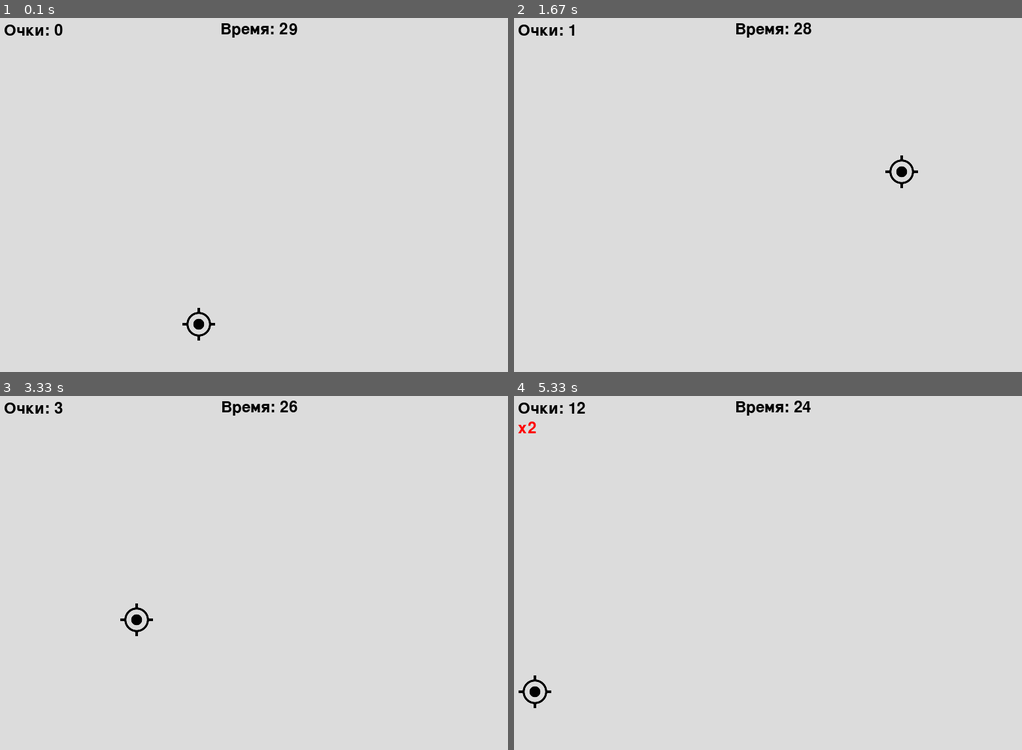
Above: before the commit, frames 1-4 (two rows, left to right).
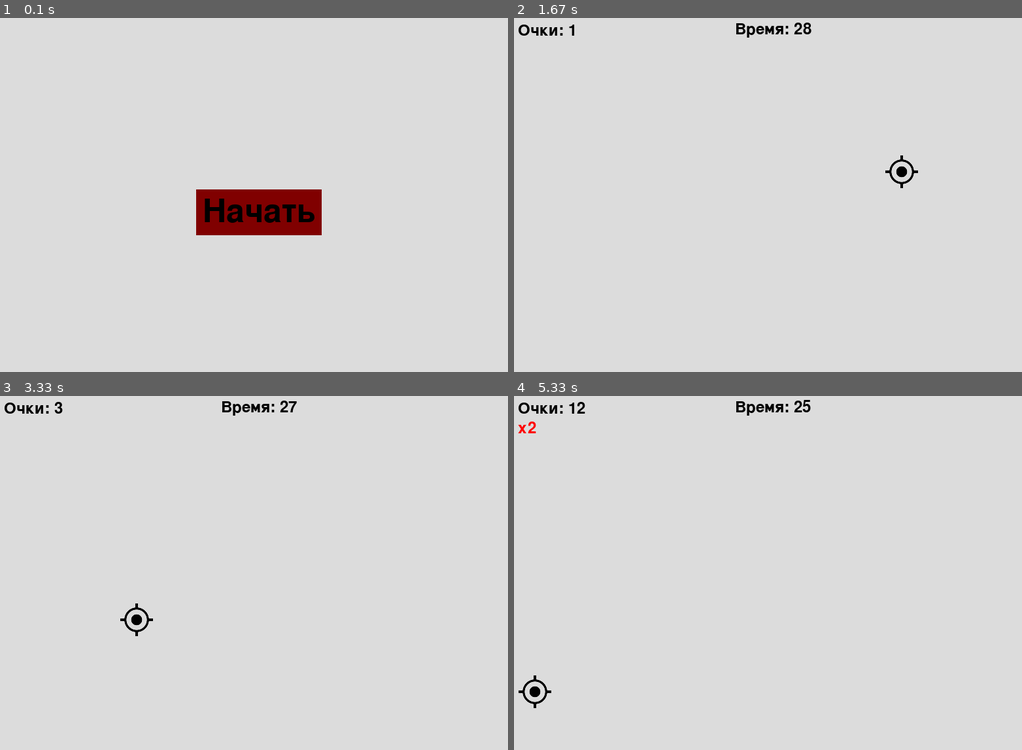
Above: after the commit, the same moments.

Repository: oblivion4us/first-pygame
Game: pygame game, started from main.py
The game is run twice, just before and just after one commit, with the same random seed, the same clock (stepped at 60 frames per second) and the same inputs.
Inputs (mouse positions are in pixels of both pictures, inside the frame that each line leads up to):
- Up to frame 1 (0.1 s): no input
- Up to frame 2 (1.67 s): click (773, 212) at 0.38 s; click (712, 325) at 0.72 s; click (610, 152) at 1.05 s; click (966, 350) at 1.38 s
- Up to frame 3 (3.33 s): click (386, 548) at 2.72 s; click (487, 636) at 3.05 s
- Up to frame 4 (5.33 s): click (651, 619) at 3.38 s; click (920, 696) at 3.72 s; click (564, 480) at 4.05 s; click (544, 636) at 4.38 s; click (539, 728) at 4.72 s; click (996, 480) at 5.05 s

The runs differ from the first frame. In frame 1, 3.8% of the frame differs, in the area x 0-64%, y 1-92%; in frame 2, nothing differs; in frame 3, less than 0.1%; in frame 4, less than 0.1%.

Commit message:
add start screen

Diff:
--- a/main.py
+++ b/main.py
@@ -17,9 +17,6 @@
 target_width = 50
 target_height = 50
 
-target_x = random.randint(0, SCREEN_WIDTH - target_width)
-target_y = random.randint(0, SCREEN_HEIGHT - target_height)
-
 color = (220, 220, 220)
 
 score = 0
@@ -30,7 +27,6 @@
 double_score_bonus = False
 
 # Инициализация времени и рейтинга
-start_time = time.time()
 game_duration = 30  # 30 секунд
 scores = []
 
@@ -68,58 +64,93 @@
     pygame.display.flip()
     time.sleep(5)  # Держим окно 5 секунд
 
-running = True
-while running:
-    screen.fill(color)
-    current_time = time.time()
+def main_game():
+    global score, hit_count, double_score_bonus, last_hit_time
+    score = 0
+    hit_count = 0
+    double_score_bonus = False
+    last_hit_time = time.time()
 
-    # Проверка времени игры
-    elapsed_time = current_time - start_time
-    remaining_time = max(0, game_duration - elapsed_time)  # Оставшееся время
+    target_x = random.randint(0, SCREEN_WIDTH - target_width)
+    target_y = random.randint(0, SCREEN_HEIGHT - target_height)
 
-    if elapsed_time > game_duration:
-        nickname = get_nickname()
-        scores.append((nickname, score))
-        show_scoreboard(scores)
-        running = False
-        continue
+    start_time = time.time()
+    running = True
+    while running:
+        screen.fill(color)
+        current_time = time.time()
 
-    # Сброс счетчика попаданий если прошла секунда
-    if current_time - last_hit_time >= 1:
-        hit_count = 0
-        double_score_bonus = False
+        # Проверка времени игры
+        elapsed_time = current_time - start_time
+        remaining_time = max(0, game_duration - elapsed_time)  # Оставшееся время
 
-    for event in pygame.event.get():
-        if event.type == pygame.QUIT:
+        if elapsed_time > game_duration:
+            nickname = get_nickname()
+            scores.append((nickname, score))
+            show_scoreboard(scores)
             running = False
-        if event.type == pygame.MOUSEBUTTONDOWN:
-            mouse_x, mouse_y = pygame.mouse.get_pos()
-            if target_x < mouse_x < target_x + target_width and target_y < mouse_y < target_y + target_height:
-                target_x = random.randint(0, SCREEN_WIDTH - target_width)
-                target_y = random.randint(0, SCREEN_HEIGHT - target_height)
-                hit_count += 1
-                last_hit_time = current_time
+            continue
 
-                if hit_count > 5:
-                    score += 2  # Удвоение очков
-                    double_score_bonus = True
-                else:
-                    score += 1
+        # Сброс счетчика попаданий если прошла секунда
+        if current_time - last_hit_time >= 1:
+            hit_count = 0
+            double_score_bonus = False
 
-    screen.blit(target_img, (target_x, target_y))
+        for event in pygame.event.get():
+            if event.type == pygame.QUIT:
+                running = False
+            if event.type == pygame.MOUSEBUTTONDOWN:
+                mouse_x, mouse_y = pygame.mouse.get_pos()
+                if target_x < mouse_x < target_x + target_width and target_y < mouse_y < target_y + target_height:
+                    target_x = random.randint(0, SCREEN_WIDTH - target_width)
+                    target_y = random.randint(0, SCREEN_HEIGHT - target_height)
+                    hit_count += 1
+                    last_hit_time = current_time
 
-    score_text = font.render(f"Очки: {score}", True, (0, 0, 0))
-    screen.blit(score_text, (10, 10))
+                    if hit_count > 5:
+                        score += 2  # Удвоение очков
+                        double_score_bonus = True
+                    else:
+                        score += 1
 
-    # Отображение оставшегося времени сверху по центру
-    timer_text = font.render(f"Время: {int(remaining_time)}", True, (0, 0, 0))
-    timer_rect = timer_text.get_rect(center=(SCREEN_WIDTH / 2, 20))
-    screen.blit(timer_text, timer_rect)
+        screen.blit(target_img, (target_x, target_y))
 
-    if double_score_bonus:
-        bonus_text = font.render("x2", True, (255, 0, 0))
-        screen.blit(bonus_text, (10, 40))
+        score_text = font.render(f"Очки: {score}", True, (0, 0, 0))
+        screen.blit(score_text, (10, 10))
 
-    pygame.display.update()
+        # Отображение оставшегося времени сверху по центру
+        timer_text = font.render(f"Время: {int(remaining_time)}", True, (0, 0, 0))
+        timer_rect = timer_text.get_rect(center=(SCREEN_WIDTH / 2, 20))
+        screen.blit(timer_text, timer_rect)
+
+        if double_score_bonus:
+            bonus_text = font.render("x2", True, (255, 0, 0))
+            screen.blit(bonus_text, (10, 40))
+
+        pygame.display.update()
+
+def start_screen():
+    button_font = pygame.font.Font(None, 74)
+    button_text = button_font.render("Начать", True, (0, 0, 0))  # Цвет шрифта черный
+    button_rect = button_text.get_rect(center=(SCREEN_WIDTH / 2, SCREEN_HEIGHT / 2))
+
+    running = True
+    while running:
+        screen.fill((220, 220, 220))  # Цвет фона серый (220, 220, 220)
+        pygame.draw.rect(screen, (128, 0, 0), button_rect.inflate(20, 20))  # Цвет фона кнопки бордовый (128, 0, 0)
+        screen.blit(button_text, button_rect)
+
+        for event in pygame.event.get():
+            if event.type == pygame.QUIT:
+                pygame.quit()
+                sys.exit()
+            if event.type == pygame.MOUSEBUTTONDOWN:
+                if button_rect.collidepoint(event.pos):
+                    running = False
+
+        pygame.display.flip()
+
+start_screen()
+main_game()
 
 pygame.quit()
